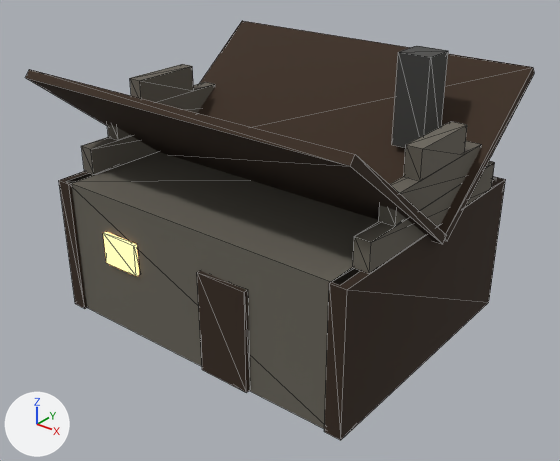
An edit to the glTF model assets/models/cottage.glb, drawn before and after from the same camera.
Both versions are drawn from a 50 mm camera at (8.15, -10.25, 7.92) aimed at (0.19, -0.31, 1.75). The axes (+X, +Y, +Z) are drawn at lower left. The lights are the same throughout. The first picture is the older version. Mesh edges are drawn as thin lines. Vertices at exactly the same position are counted once.

The first picture shows 'Cottage'.
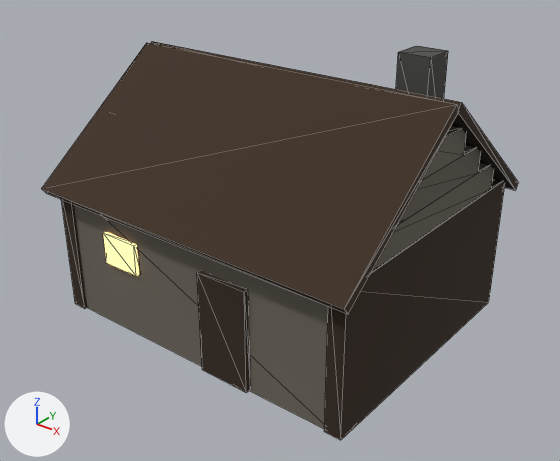
Changed parts and their boxes (x1, y1, x2, y2) in the pictures (560 x 461 px; the box of a moved part takes in the faces that stretch with it):
'Cottage', reshaped (6% narrower)
    before: (26, 21, 535, 440)
    after: (42, 41, 519, 440)
part 1 of me_cottage, moved or reshaped
    before: (198, 21, 535, 241)
    after: (151, 41, 519, 190)
part 2 of me_cottage, moved or reshaped
    before: (26, 69, 446, 244)
    after: (42, 43, 459, 314)

The change, as a list of edits to the scene's bpy script:
```text
Change me_cottage:
    where me_cottage.from_pydata(...)  # 112 vertices, 168 faces; spans x -3.3..3.3, y -2.83..2.83, z 0.0..5.0
    used by ob_cottage; location = (0.0, 0.0, 0.0)
    me_cottage part 1: the loose piece of 8 vertices spanning x -3.3..3.3, y -0.03..2.83, z 2.36..4.64 is turned -76 degrees about the x axis through its middle
    me_cottage part 2: the loose piece of 8 vertices spanning x -3.3..3.3, y -2.83..0.03, z 2.36..4.64 is turned 76 degrees about the x axis through its middle
```
